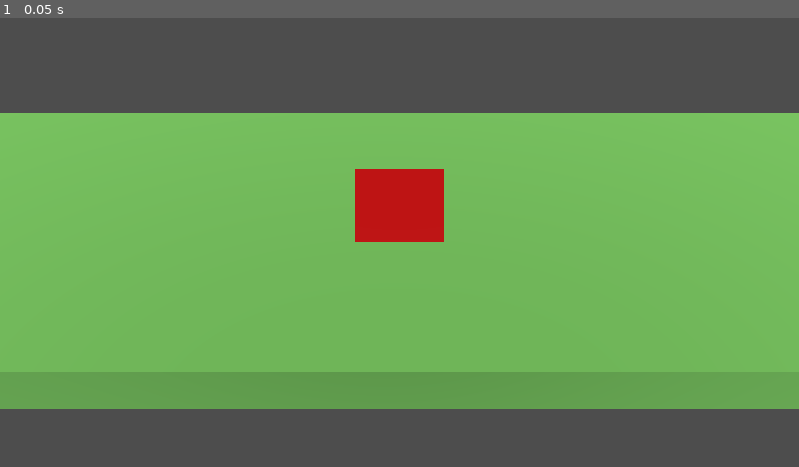
Above: before the commit, frame 1.
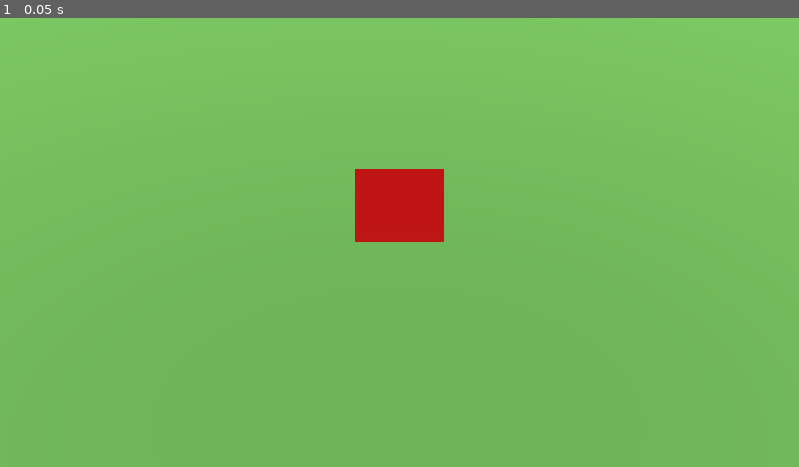
Above: after the commit, the same moment.

Repository: amari-charles/project-summoner
Game: Godot game, scene res://scenes/battlefield/paper_mario_test.tscn
Two runs of this game, one before a commit and one after it. Both use one fixed random seed, a clock stepped at 60 frames per second and the inputs below. This scene is started directly instead of the project's main scene.
Inputs:
- Up to frame 1 (0.05 s): no input

The runs differ from the first frame. In frame 1, 37% of the frame differs, in the area x 0-100%, y 0-100%.

Commit message:
Extend platform depth to reach bottom of screen (20x20)

Diff:
--- a/scenes/battlefield/paper_mario_test.tscn
+++ b/scenes/battlefield/paper_mario_test.tscn
@@ -24,7 +24,7 @@
 
 [node name="Floor" type="CSGBox3D" parent="."]
 transform = Transform3D(0.707107, 0, 0.707107, 0, 1, 0, -0.707107, 0, 0.707107, 0, -0.5, 0)
-size = Vector3(20, 1, 10)
+size = Vector3(20, 1, 20)
 material = SubResource("StandardMaterial3D_1")
 
 [node name="TestCharacter" type="CharacterBody3D" parent="."]
